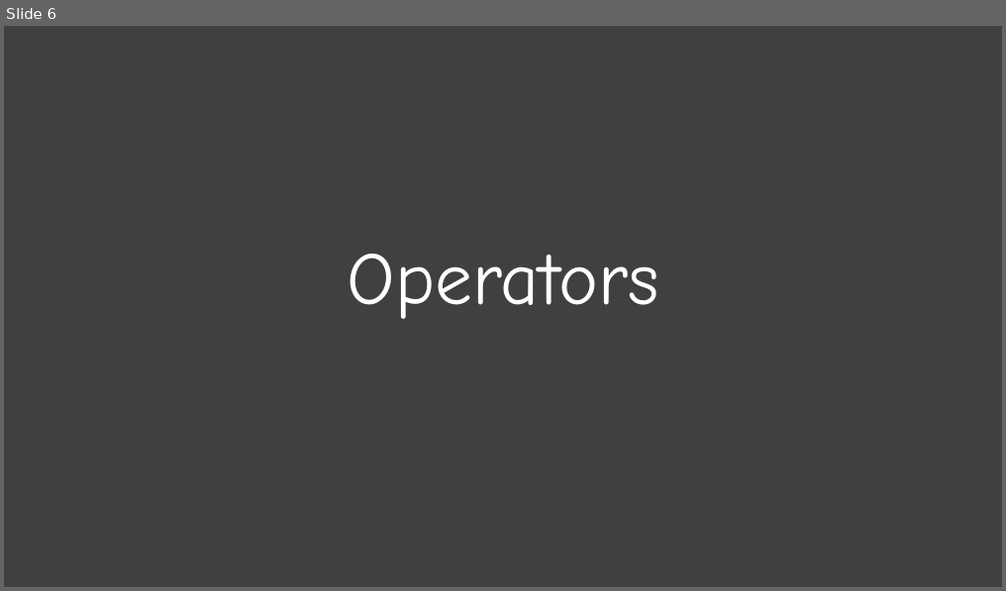
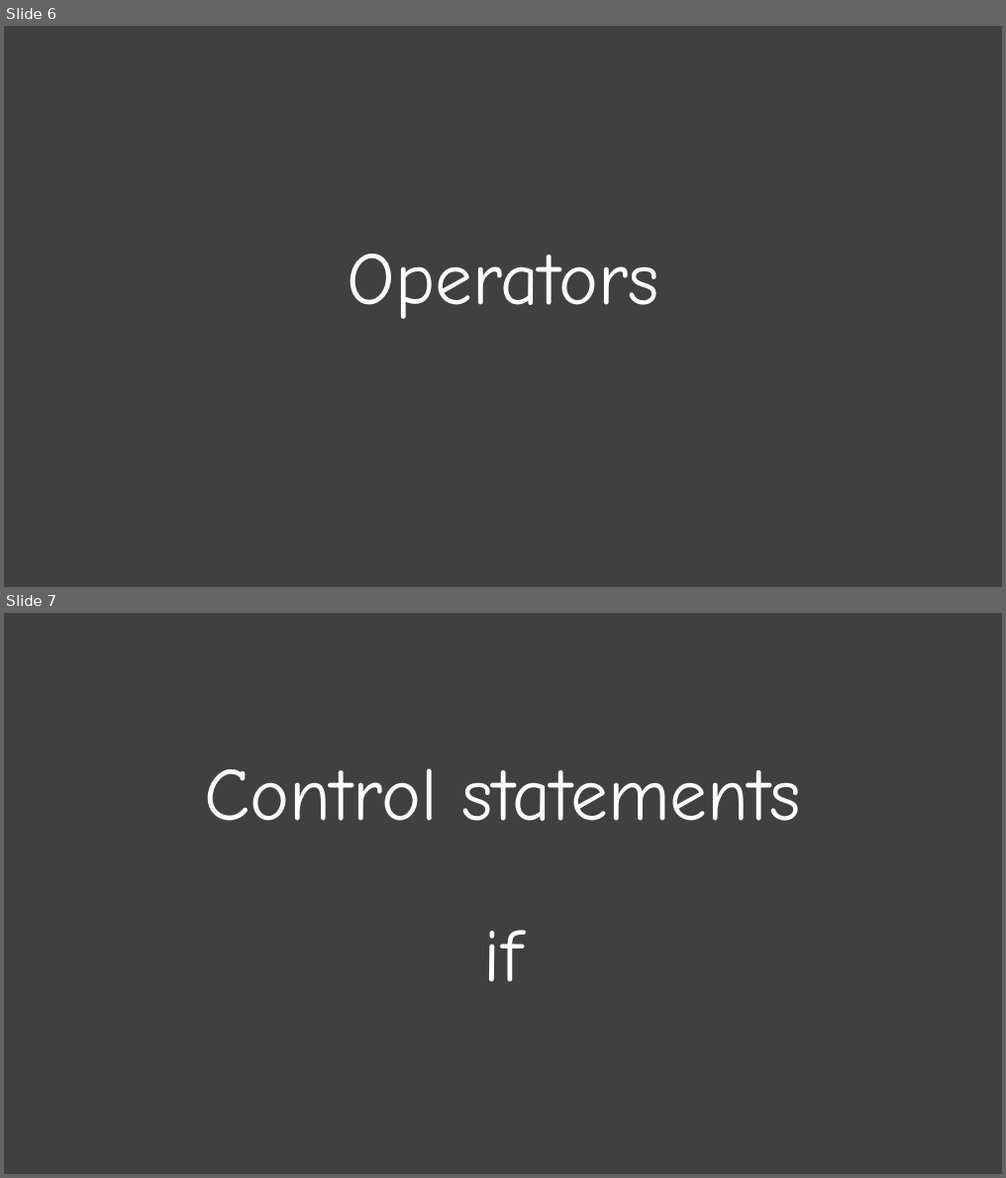
Before and after one commit to a101201031/github.io, a slide deck: PPT_IMAGE/blog.pptx. Shown one above the other, each under a label of ours: slide 6 before the commit, slides 6 and 7 after it. The pictures are 1006x591 and 1006x1178 pixels, drawn with LibreOffice and Linux fonts; fonts in the diff are those of the drawing. Boxes give left, top, right and bottom in pixels: in the first picture for what was removed or moved away, otherwise in the second. Text is boxed around its words. In the diff, an @@ line names an element or a change of style, - is before the commit and + after.

```diff
--- a/PPT_IMAGE/blog.pptx
+++ b/PPT_IMAGE/blog.pptx
@@ slide 7 added at [4,613,1002,1174], background #404040 @@
@@ title added at [205,768,801,982], 72 pt, text #FFFFFF @@
+Control statements
+if
```
Also in this commit, not shown: 2 other files.
